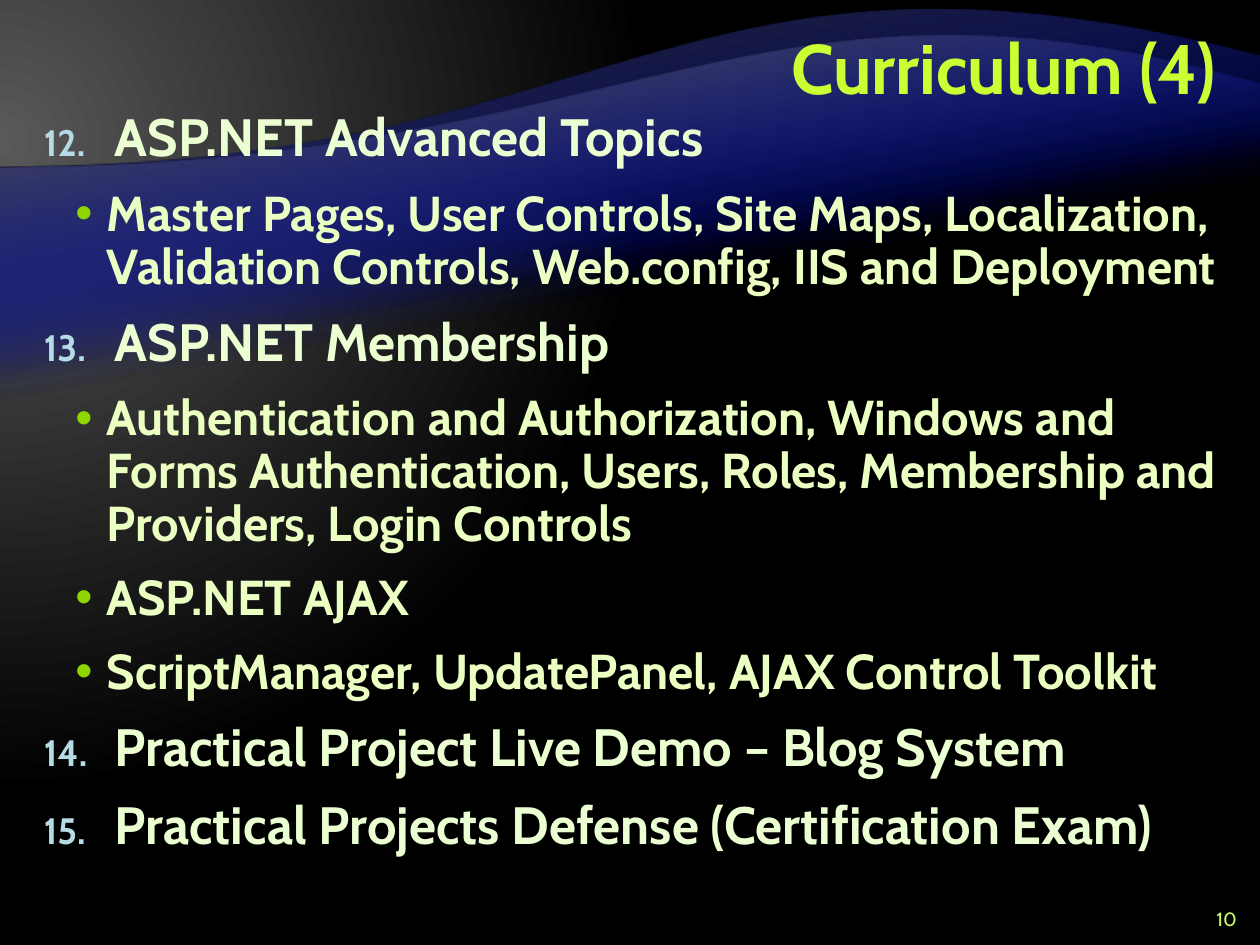
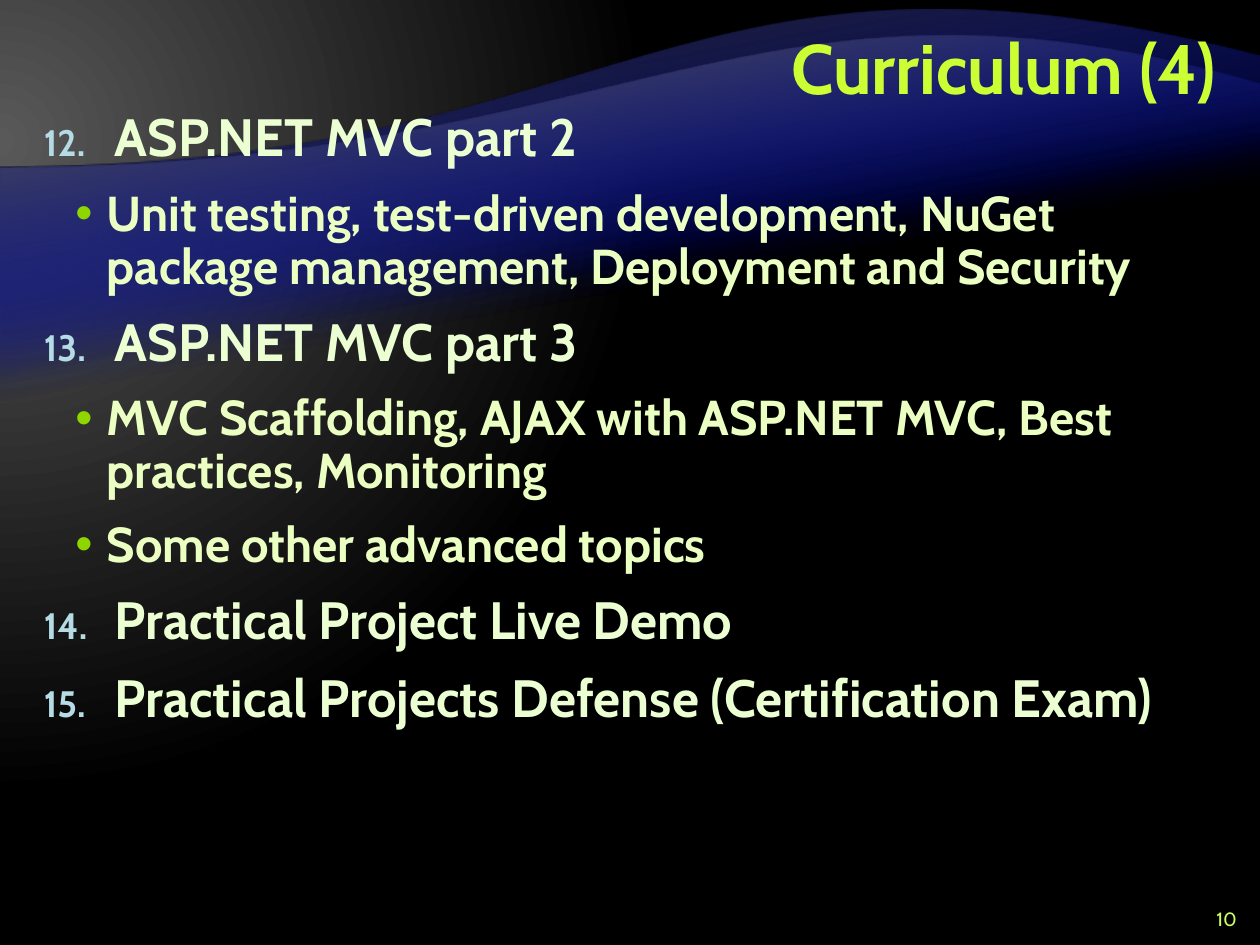
Before and after one commit to Lockheed01/aspnet-mvc-course, a slide deck: slide 10 of Lectures/0. Course Introduction/--for-editing--Course Introduction.pptx. Drawn at 1260x945 pixels with LibreOffice and Linux fonts; fonts in the diff are those of the drawing; background and template pictures are left out. Boxes give left, top, right and bottom in pixels: in the first picture for what was removed or moved away, otherwise in the second. Text is boxed around its words. In the diff, an @@ line names an element or a change of style, - is before the commit and + after.

```diff
--- a/Lectures/0. Course Introduction/--for-editing--Course Introduction.pptx
+++ b/Lectures/0. Course Introduction/--for-editing--Course Introduction.pptx
@@ text at box(107, 112, 1131, 651): text changed @@
-12. ASP.NET Advanced Topics
-  • Master Pages, User Controls, Site Maps, Localization, Validation Controls, Web.config, IIS and Deployment
-13. ASP.NET Membership
-  • Authentication and Authorization, Windows and Forms Authentication, Users, Roles, Membership and Providers, Login Controls
-  • ASP.NET AJAX
-  • ScriptManager, UpdatePanel, AJAX Control Toolkit
-14. Practical Project Live Demo – Blog System
+12. ASP.NET MVC part 2
+  • Unit testing, test-driven development, NuGet package management, Deployment and Security
+13. ASP.NET MVC part 3
+  • MVC Scaffolding, AJAX with ASP.NET MVC, Best practices, Monitoring
+  • Some other advanced topics
+14. Practical Project Live Demo
```
Also in this commit, not shown: 12 other slides changed, 4 slides added, 4 slides removed.
